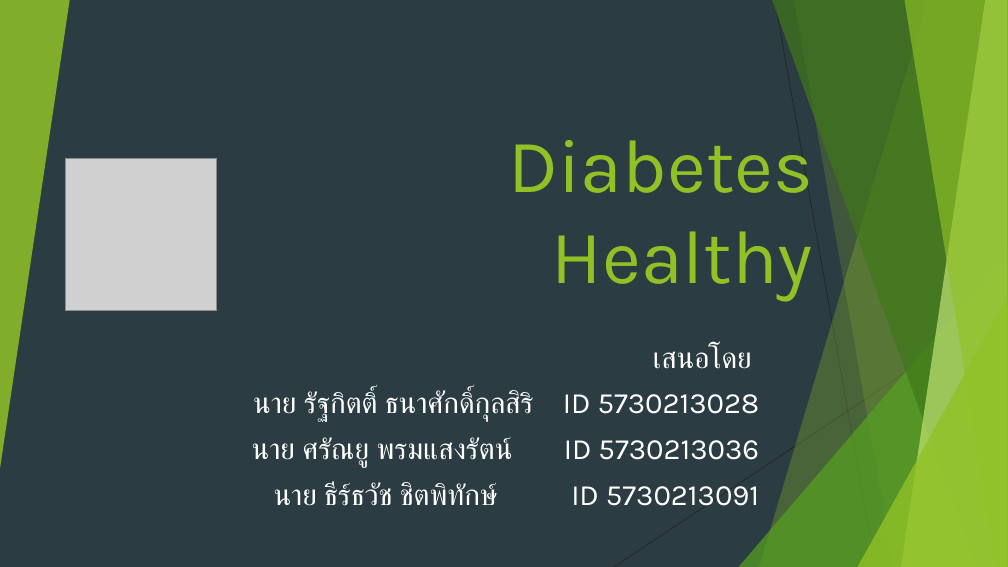
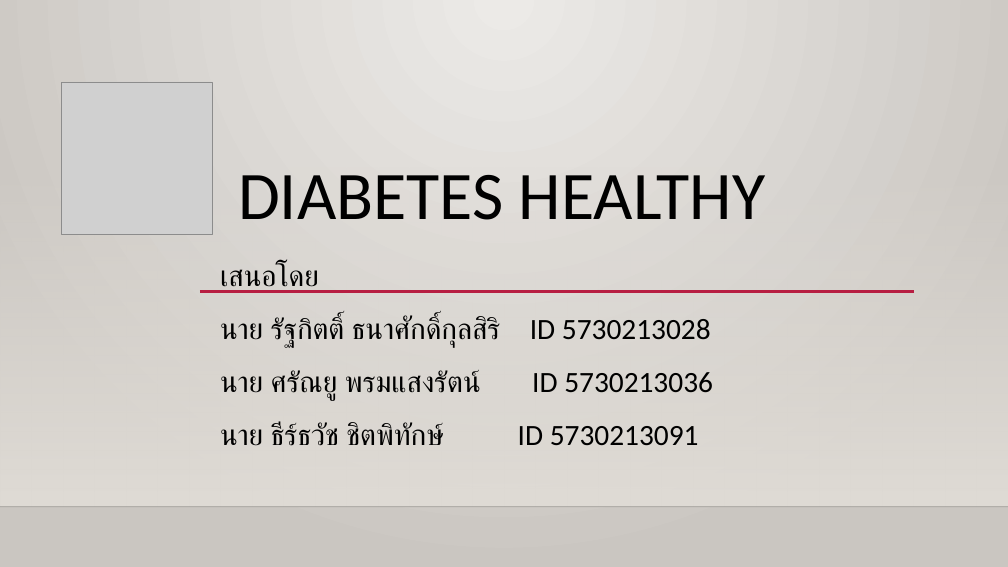
Before and after one commit to MrKriKri/project1, a slide deck: slide 1 of Diabetes Healthy.pptx. Drawn at 1008x567 pixels with LibreOffice and Linux fonts; fonts in the diff are those of the drawing; grey boxes stand for pictures; background and template pictures are left out. Boxes give left, top, right and bottom in pixels: in the first picture for what was removed or moved away, otherwise in the second. Text is boxed around its words. In the diff, an @@ line names an element or a change of style, - is before the commit and + after.

```diff
--- a/Diabetes Healthy.pptx
+++ b/Diabetes Healthy.pptx
@@ background #2C3C43 to gradient #ECEAE7 to #CAC7C1 @@
@@ group removed at [0,0,1008,567]: 5 freeform shapes, 3 triangles, 2 lines @@
@@ picture: place and size @@
-picture at [66,158,217,311]
+picture at [61,82,212,234]
@@ rectangle added at [0,167,1008,507], fill gradient #DFDBD5 @@
@@ title at [238,175,765,220]: text changed; size 72 to 64.8 pt; font Karla to Calibri; text colour #90C226 to #000000 @@
-Diabetes Healthy
+DIABETES HEALTHY
@@ subtitle "เสนอโดย": place and size @@
-subtitle "เสนอโดย" at [252,345,760,506]
+subtitle "เสนอโดย" at [220,263,713,446]
@@ subtitle "เสนอโดย" at [220,263,713,446]: font Karla to Calibri, text colour #FFFFFF to #000000; alignment right to left; line spacing 1 to 1.2 @@
@@ line added from (200, 292) to (914, 292), #B71E42 2.5 pt @@
@@ line added from (0, 507) to (1008, 507), #000001 1 pt @@
```
Also in this commit, not shown: 4 other slides changed, 13 slides added, 4 slides removed, 2 other files.
